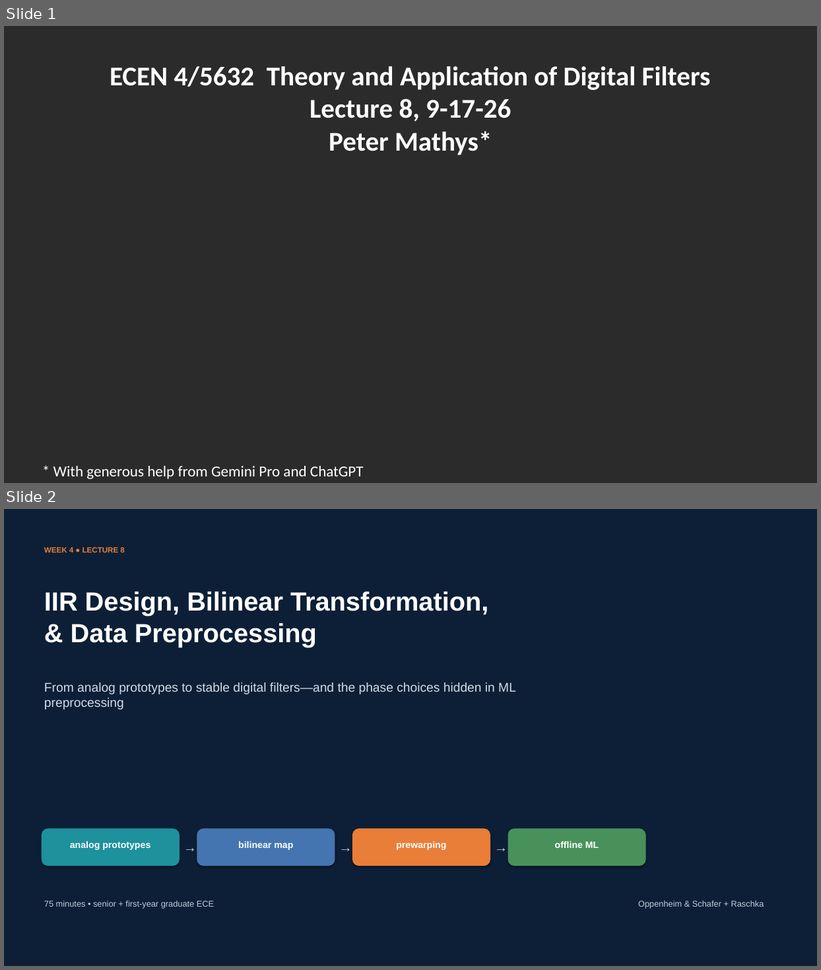
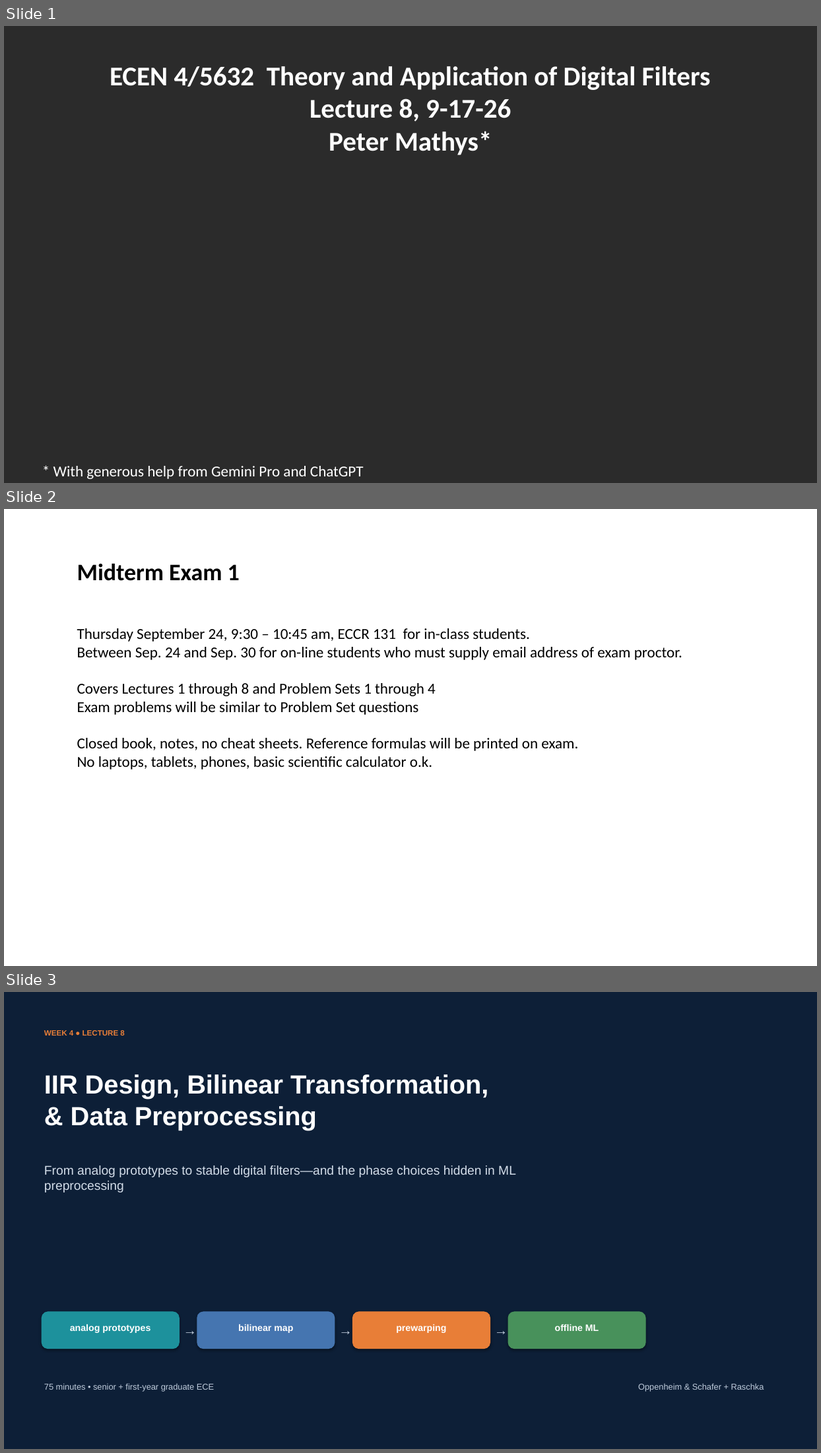
Before and after one commit to mathys2000/ecen45632_f26, a slide deck: lecture_slides/Week4_Lecture8_IIR_Bilinear_Transform_ML_Preprocessing_091726_myAnnotated.pptx. Shown one above the other, each under a label of ours: slides 1 and 2 before the commit, slides 1, 2 and 3 after it. The pictures are 821x970 and 821x1453 pixels, drawn with LibreOffice and Linux fonts; fonts in the diff are those of the drawing; background and template pictures are left out; a plain dark background stands for a picture behind light text. Boxes give left, top, right and bottom in pixels: in the first picture for what was removed or moved away, otherwise in the second. Text is boxed around its words. In the diff, an @@ line names an element or a change of style, - is before the commit and + after.

Commit message:
Midterm 1 Exam anouncement added

```diff
--- a/lecture_slides/Week4_Lecture8_IIR_Bilinear_Transform_ML_Preprocessing_091726_myAnnotated.pptx
+++ b/lecture_slides/Week4_Lecture8_IIR_Bilinear_Transform_ML_Preprocessing_091726_myAnnotated.pptx
@@ slide 2 added at [4,509,817,966], background #FFFFFF @@
@@ text added at [77,563,240,581], 28 pt, text #000000, bold @@
+Midterm Exam 1
@@ text added at [77,628,682,770], 18 pt, text #000000 @@
+Thursday September 24, 9:30 – 10:45 am, ECCR 131 for in-class students.
+Between Sep. 24 and Sep. 30 for on-line students who must supply email address of exam proctor.
+Covers Lectures 1 through 8 and Problem Sets 1 through 4
+Exam problems will be similar to Problem Set questions
+Closed book, notes, no cheat sheets. Reference formulas will be printed on exam.
+No laptops, tablets, phones, basic scientific calculator o.k.
@@ what was slide 2 is now slide 3 @@
```
Also in this commit, not shown: 1 other file.
